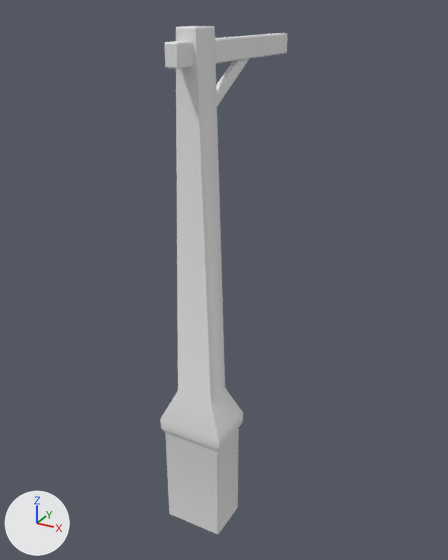
Before and after pictures for a commit that changed the FBX model BeyondDark/Assets/Models/Duc Assets/3D_LightPose.fbx.
Rendered twice from a camera (50 mm lens) standing at (1.75, -2.26, 3.57) and looking at (-0.23, 1.33, 1.77). Every picture has the same lights, and +X, +Y and +Z are marked at lower left. Where no turn or scale is listed for an object, it has been applied to the vertices.
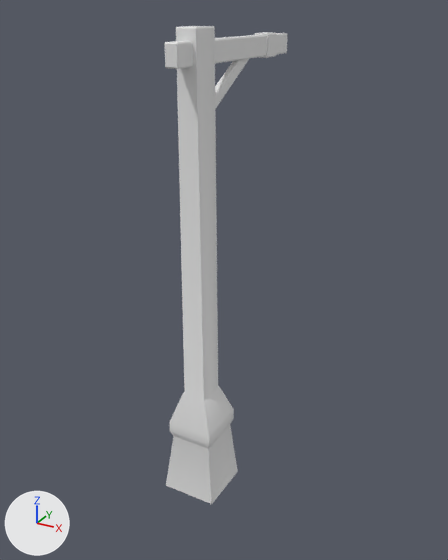
Edits to the bpy script that builds the scene:
```text
Change me_mesh:
    used by ob_box001; location = (-0.159, 0.888, 0.0)
    remove me_mesh.from_pydata(...)  # 128 vertices, 138 faces; spans x -0.24..0.24, y -0.25..1.19, z 0.01..3.47
    add me_mesh.from_pydata(...)  # 160 vertices, 170 faces; spans x -0.2..0.19, y -0.25..1.19, z 0.32..3.47
    me_mesh part 1
    12 vertices in x -0.24, y -0.18..0.18, z 0.81..0.9 move by (0.08, 0.0, 0.0)
    12 vertices in x 0.24, y -0.18..0.18, z 0.81..0.9 move by (-0.08, 0.0, 0.0)
    8 vertices in x -0.23..-0.21, y -0.17..0.17, z 0.77..0.81 move by (0.07, 0.0, 0.0)
    8 vertices in x 0.21..0.23, y -0.17..0.17, z 0.77..0.81 move by (-0.07, 0.0, 0.0)
    4 vertices in x 0.14..0.21, y -0.16..0.16, z 0.78..1.13 move by (-0.06, 0.0, 0.0)
    4 vertices in x -0.21..-0.14, y -0.16..0.16, z 0.78..1.13 move by (0.06, 0.0, 0.0)
    20 vertices move from x -0.22..0.22, y -0.16..0.16, z 0.01..1.12 to x -0.2..0.19, y -0.2..0.2, z 0.32..1.12
```

What differs and where, as boxes (x1, y1, x2, y2) in the pictures (448 x 560 px; the box of a moved part takes in the faces that stretch with it):
'Box001', reshaped
    before: (160, 26, 288, 534)
    after: (165, 26, 288, 504)
part 1 of me_mesh, moved or reshaped
    before: (160, 62, 243, 534)
    after: (166, 62, 238, 504)
